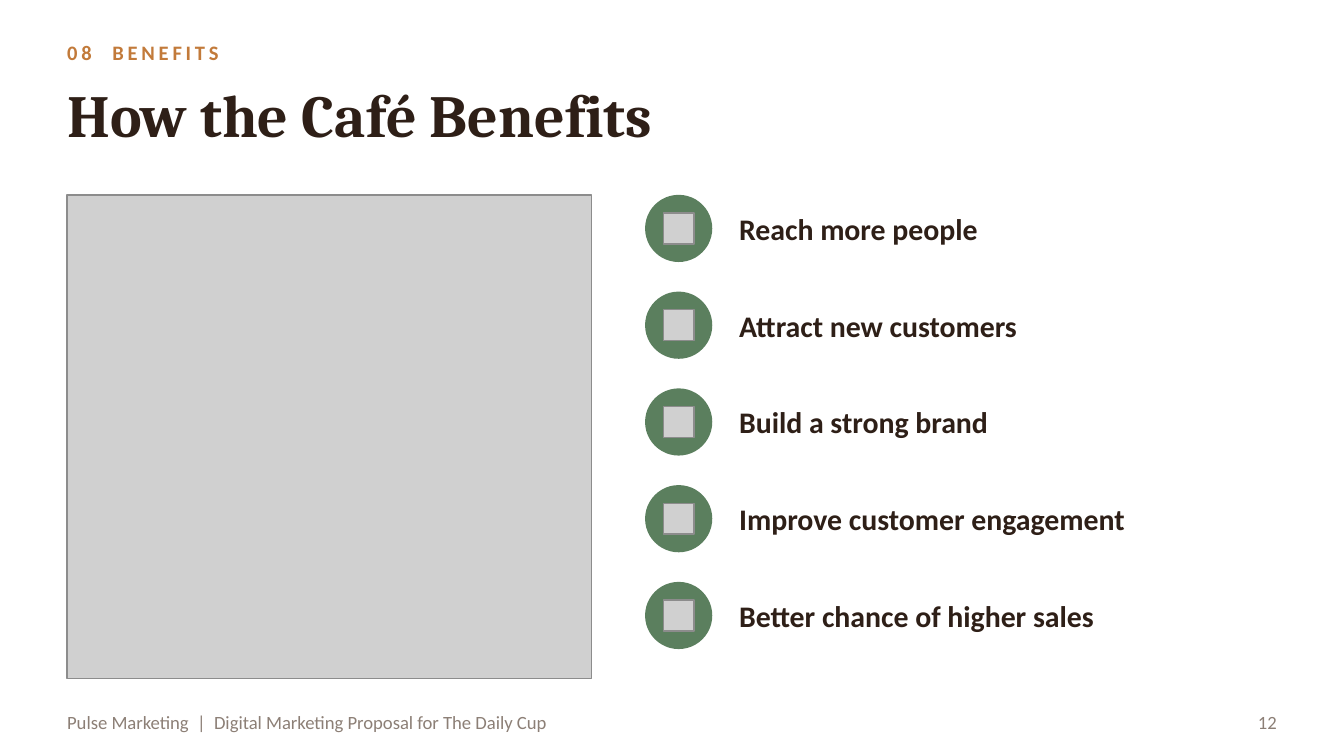
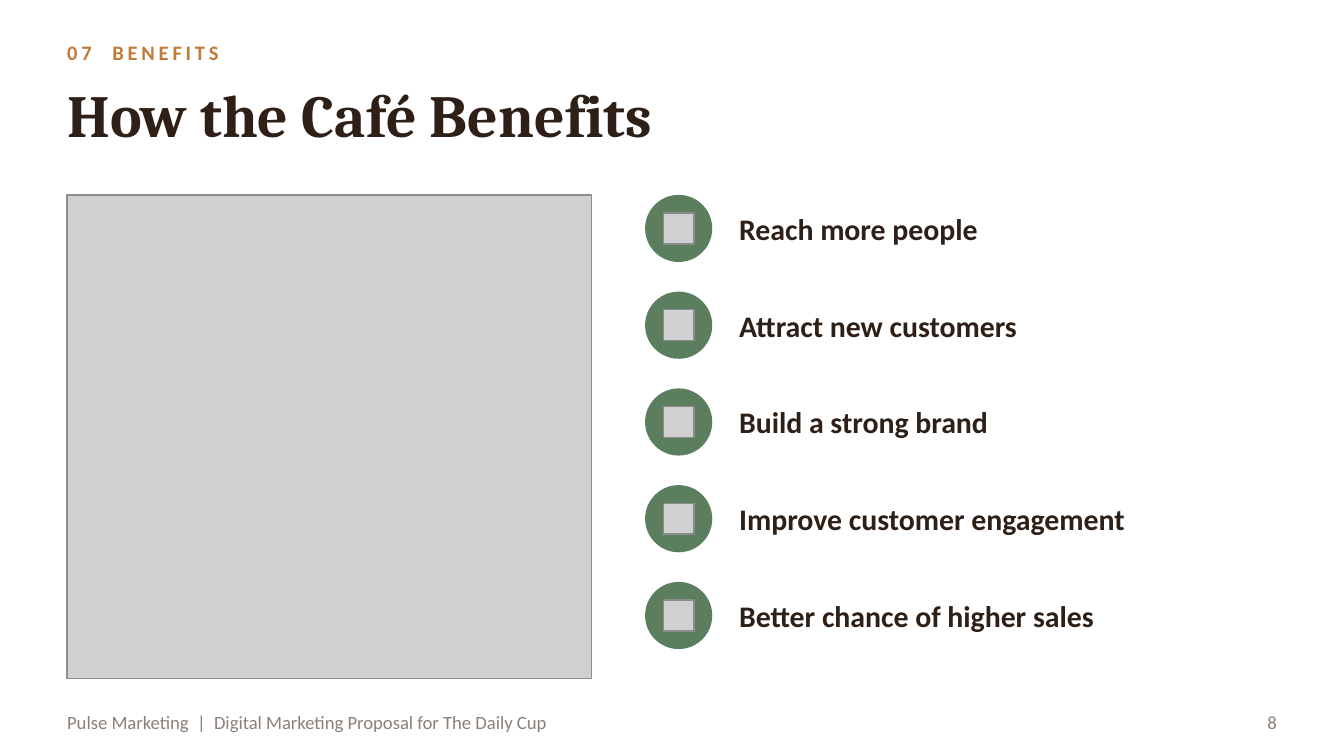
Before and after one commit to RahmaOshba/RahmaOshba, a slide deck: slide 8 of Cafe_Marketing_Proposal.pptx (slide 12 before the commit). Drawn at 1344x756 pixels with LibreOffice and Linux fonts; fonts in the diff are those of the drawing; grey boxes stand for pictures. Boxes give left, top, right and bottom in pixels: in the first picture for what was removed or moved away, otherwise in the second. Text is boxed around its words. In the diff, an @@ line names an element or a change of style, - is before the commit and + after.

```diff
--- a/Cafe_Marketing_Proposal.pptx
+++ b/Cafe_Marketing_Proposal.pptx
@@ text at (x1=67, y1=46, x2=218, y2=60): text changed @@
-08 BENEFITS
+07 BENEFITS
@@ page number at (x1=1267, y1=716, x2=1276, y2=729): text changed @@
-12
+8
```
Also in this commit, not shown: 5 other slides changed, 4 slides removed, 3 other files.
